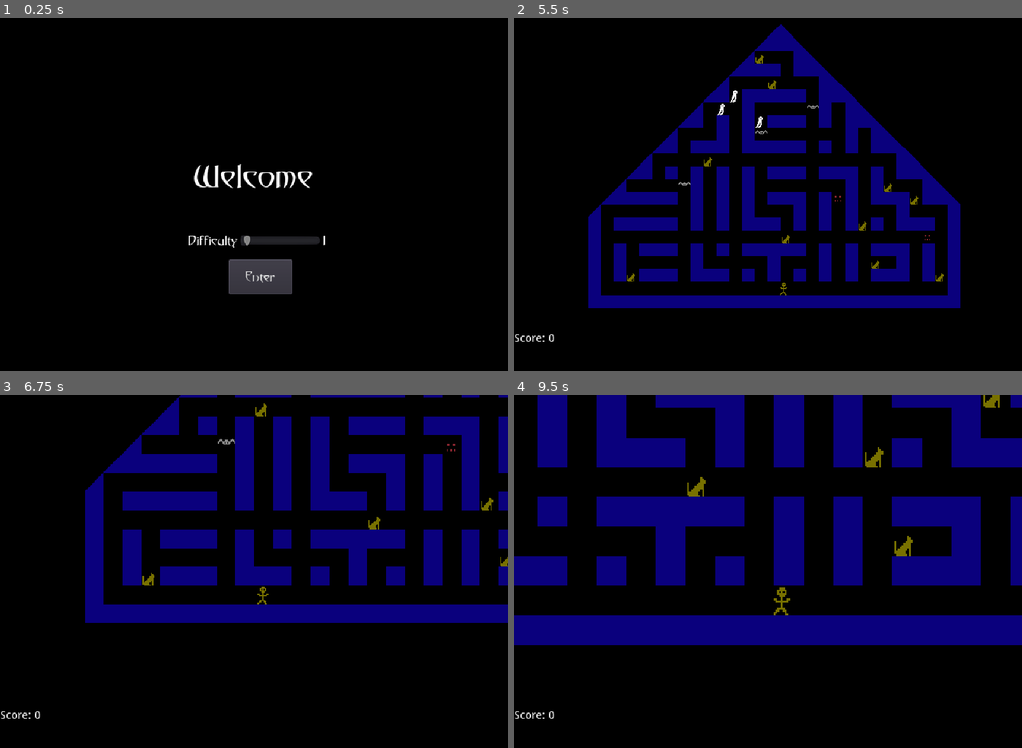
Above: before the commit, frames 1-4 (two rows, left to right).
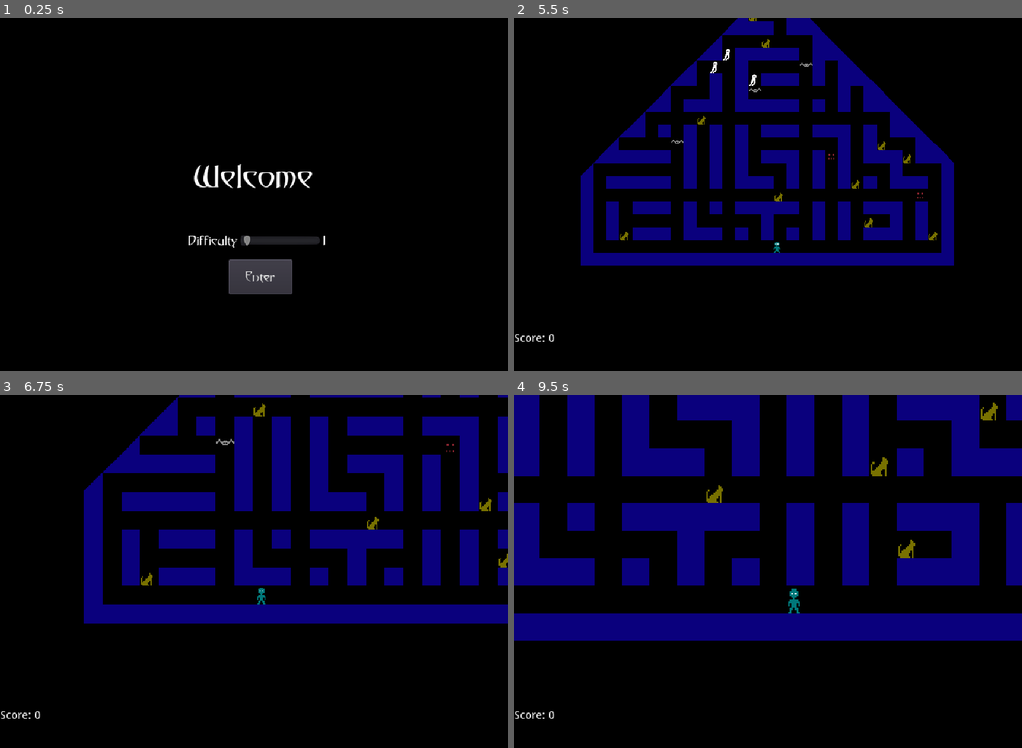
Above: after the commit, the same moments.

Repository: AkhRani/HauntedMansion
Game: Godot game, scene res://TitleScreen.tscn
The game is run twice, just before and just after one commit, with the same random seed, the same clock (stepped at 60 frames per second) and the same inputs.
Inputs:
- Up to frame 1 (0.25 s): no input
- Up to frame 2 (5.5 s): click "Enter" at 0.5 s; click "Enter" at 1.25 s; hold Right (ui_right) 2.03-2.78 s; hold Down (ui_down) 2.78-3.53 s; hold Right (ui_right) 3.53-4.28 s; hold Up (ui_up) 4.28-5.03 s; hold Left (ui_left) from 5.03 s (still down)
- Up to frame 3 (6.75 s): release Left (ui_left) at 6.53 s; hold Down (ui_down) from 6.53 s (still down)
- Up to frame 4 (9.5 s): release Down (ui_down) at 7.28 s; hold Right (ui_right) 7.28-8.03 s; hold Up (ui_up) 8.03-8.78 s; hold Right (ui_right) from 8.78 s (still down)

The runs differ from the first frame. In frame 2, 28% of the frame differs, in the area x 13-88%, y 0-83%; in frame 3, 2.3%; in frame 4, 22%.

Commit message:
Tweak player and camera
New player sprite.  Player sprite now changes when holding cat.
Refactor cat pick up and drop code into Player scene
Tweak camera and rendering settings to reduce flicker

Improve adherence to naming conventions

Diff:
--- a/CatSprite.tscn
+++ b/CatSprite.tscn
@@ -2,9 +2,8 @@
 
 [ext_resource path="res://Graphics/MansionSprites.png" type="Texture" id=1]
 
-
 [node name="CatSprite" type="Sprite"]
 texture = ExtResource( 1 )
 offset = Vector2( 8, 8 )
-hframes = 5
+hframes = 6
 frame = 1
--- a/Demon.tscn
+++ b/Demon.tscn
@@ -10,5 +10,5 @@
 position = Vector2( 0.019928, -0.0772171 )
 texture = ExtResource( 2 )
 offset = Vector2( 8, 8 )
-hframes = 5
+hframes = 6
 frame = 4
--- a/Mansion.gd
+++ b/Mansion.gd
@@ -1,6 +1,6 @@
 extends Node2D
 
-var catScene = preload("res://CatSprite.tscn")
+var CatScene = preload("res://CatSprite.tscn")
 
 onready var mansion_map = find_node("MansionMap")
 onready var score = find_node("Score")
@@ -10,7 +10,7 @@
 var cats_saved = 0
 
 func on_cat_saved():
-    var cat = catScene.instance()
+    var cat = CatScene.instance()
     cats_saved += 1
     cat.position.y = 0
     cat.position.x = cats_saved * cat.texture.get_height()
--- a/MansionMap.gd
+++ b/MansionMap.gd
@@ -50,21 +50,17 @@
 var gen_timer
 var gen_pos: Vector2
 
-var playerScene = preload("res://Player.tscn")
+var PlayerScene = preload("res://Player.tscn")
 var player
 
-var demonScene = preload("res://Demon.tscn")
+var DemonScene = preload("res://Demon.tscn")
 var demons = []
 
-var catScene = preload("res://CatSprite.tscn")
+var CatScene = preload("res://CatSprite.tscn")
 
 # it's probably better to have one player play multiple sounds, but this is easy
 onready var up_sound = $SoundPlayer
 onready var down_sound = $DownPlayer
-
-# var pickupSound = preload("res://Rise02.ogg")
-
-var holding_cat : bool = false
 
 func get_empty_cell():
     while true:
@@ -83,14 +79,14 @@
         var cell = get_empty_cell()
         # TODO:  Check for two demons in the same location
         # Even it if happens, it doesn't matter since they will move
-        var demon = demonScene.instance()
+        var demon = DemonScene.instance()
         demon.position = map_to_world(cell)
         demon.try_target = demon.position
         demons.append(demon)
         add_child(demon)
 
 func place_all_items():
-    player = playerScene.instance()
+    player = PlayerScene.instance()
     player.position = map_to_world(Vector2(21, 21))
     player.target = player.position
     player.try_target = player.position
@@ -144,31 +140,22 @@
 
 func pick_up_cat(target_cell):
     up_sound.play()
-    holding_cat = true
-    var cat = catScene.instance()
-    cat.position.y = -8
-    player.add_child(cat)
+    player.pick_up_cat()
     set_cellv(target_cell, -1)
 
 func drop_cat(target_cell, cost):
     down_sound.play()
     global.score -= cost
     set_cellv(target_cell, -1)
-    if holding_cat:
-        var cat = player.get_child(player.get_child_count()-1)
-        player.remove_child(cat)
-        cat.queue_free()
-        holding_cat = false
+    if player.holding_cat:
+        player.drop_cat()
         global.score -= cost
         place_items(TILE.CAT, 1)
 
 func save_cat():
     up_sound.play()
     global.score += SCORE_PER_CAT
-    holding_cat = false
-    var cat = player.get_child(player.get_child_count()-1)
-    player.remove_child(cat)
-    cat.queue_free()
+    player.drop_cat()
     emit_signal("cat_saved")
 
 # Overrides
@@ -218,14 +205,14 @@
     var target_cell = world_to_map(player.try_target)
     match get_cellv(target_cell):
         -1:
-            if holding_cat and target_cell.y == BOTTOM_ROW:
+            if player.holding_cat and target_cell.y == BOTTOM_ROW:
                 save_cat()
 
         TILE.TERRAIN:
             player.try_target = player.target
 
         TILE.CAT:
-            if holding_cat:
+            if player.holding_cat:
                 player.try_target = player.target
             else:
                 pick_up_cat(target_cell)
--- a/Player.gd
+++ b/Player.gd
@@ -1,9 +1,10 @@
 extends Node2D
+
 
 # Constants
 const GRID_SIZE = 16
 const MAX_SCALE = .5
-const MIN_SCALE = .2
+const MIN_SCALE = .25
 const DELTA_SCALE = .001
 const SCREEN_CENTER = Vector2(640,480)/2
 const ZOOM_DELAY = .3
@@ -12,13 +13,16 @@
 export var speed = 4
 
 # Variables
+var CatScene = preload("res://CatSprite.tscn")
+
 var target : Vector2
 var try_target : Vector2
 var start : Vector2
 var dt : float = 0
 var zoom_timer : float = 0
-var zoom_scale = .5
-var initial_pan = 0
+var zoom_scale : float = .5
+var initial_pan : float  = 0
+var holding_cat = false
 onready var camera = $Camera2D
 
 # Called when the node enters the scene tree for the first time.
@@ -48,9 +52,29 @@
         if dt > 1:
             dt = 1
         position = start.linear_interpolate(target, dt)
-    adjustCamera(delta, position != target)
+    adjust_camera(delta, position != target)
 
-func adjustCamera(delta, moving):
+func pick_up_cat():
+    if holding_cat:
+        print("ERROR: already holding cat")
+        return
+    holding_cat = true
+    var cat = CatScene.instance()
+    cat.position.y = -8
+    add_child(cat)
+    $Sprite.frame = 5
+
+func drop_cat():
+    if not holding_cat:
+        print("ERROR: not holding cat")
+        return
+    var cat = get_child(get_child_count()-1)
+    remove_child(cat)
+    cat.queue_free()
+    holding_cat = false
+    $Sprite.frame = 0
+
+func adjust_camera(delta, moving):
     if initial_pan < 2:
         initial_pan += delta
         if initial_pan > 2:
@@ -61,19 +85,20 @@
             camera.position = Vector2(0,0)
         else:
             camera.position = to_local(SCREEN_CENTER).linear_interpolate(Vector2(0,0), initial_pan)
+        return
     if moving:
         if zoom_timer < ZOOM_DELAY:
             zoom_timer += delta*2
         elif zoom_scale > MIN_SCALE:
-            zoomCamera(-DELTA_SCALE)
+            zoom_camera(-DELTA_SCALE)
     else:
         # Standing still, decrease zoom (increase scale)
         if zoom_timer > -ZOOM_DELAY:
             zoom_timer -= delta
         elif zoom_scale < MAX_SCALE:
-            zoomCamera(DELTA_SCALE / 2)
+            zoom_camera(DELTA_SCALE / 2)
 
-func zoomCamera(delta):
+func zoom_camera(delta):
     zoom_scale += delta
     camera.zoom.x = zoom_scale
     camera.zoom.y = zoom_scale
--- a/Player.tscn
+++ b/Player.tscn
@@ -10,8 +10,10 @@
 position = Vector2( -0.184029, 0 )
 texture = ExtResource( 2 )
 offset = Vector2( 8, 8 )
-hframes = 5
+hframes = 6
 region_rect = Rect2( 0, 0, 16, 16 )
 
 [node name="Camera2D" type="Camera2D" parent="."]
 current = true
+smoothing_enabled = true
+smoothing_speed = 10.0
--- a/project.godot
+++ b/project.godot
@@ -70,6 +70,8 @@
 [rendering]
 
 quality/driver/driver_name="GLES2"
+quality/2d/gles2_use_nvidia_rect_flicker_workaround=true
+quality/2d/use_pixel_snap=true
 vram_compression/import_etc=true
 vram_compression/import_etc2=false
 environment/default_clear_color=Color( 0, 0, 0, 1 )
Binary file changed: Graphics/MansionSprites.png
